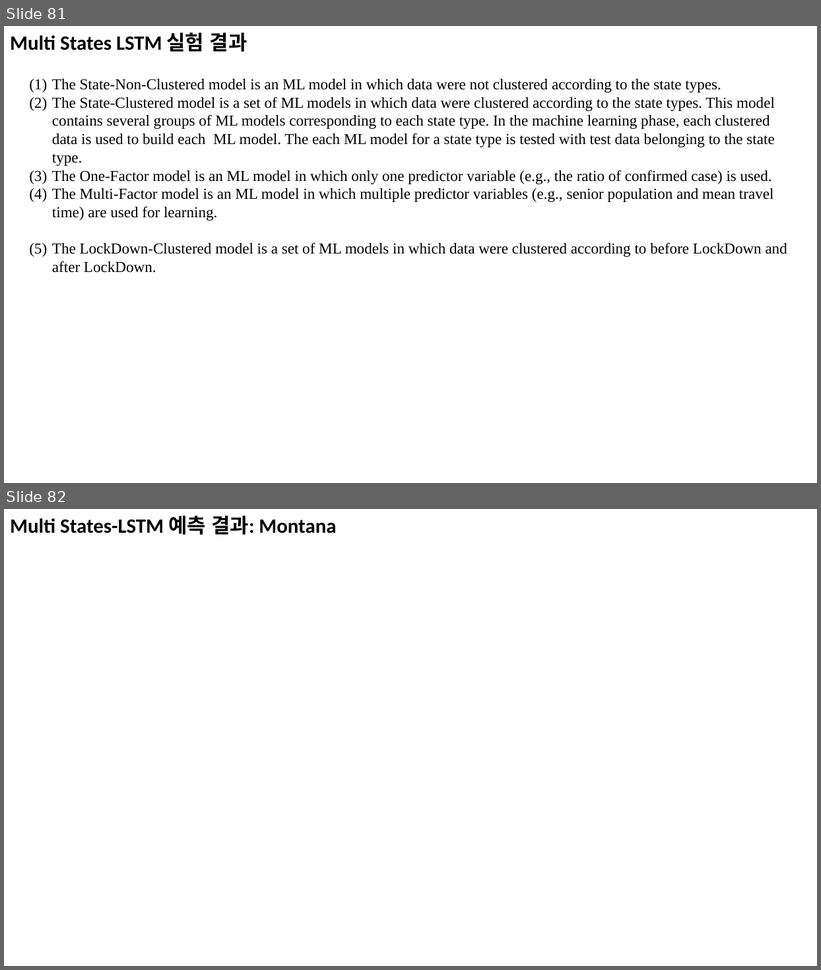
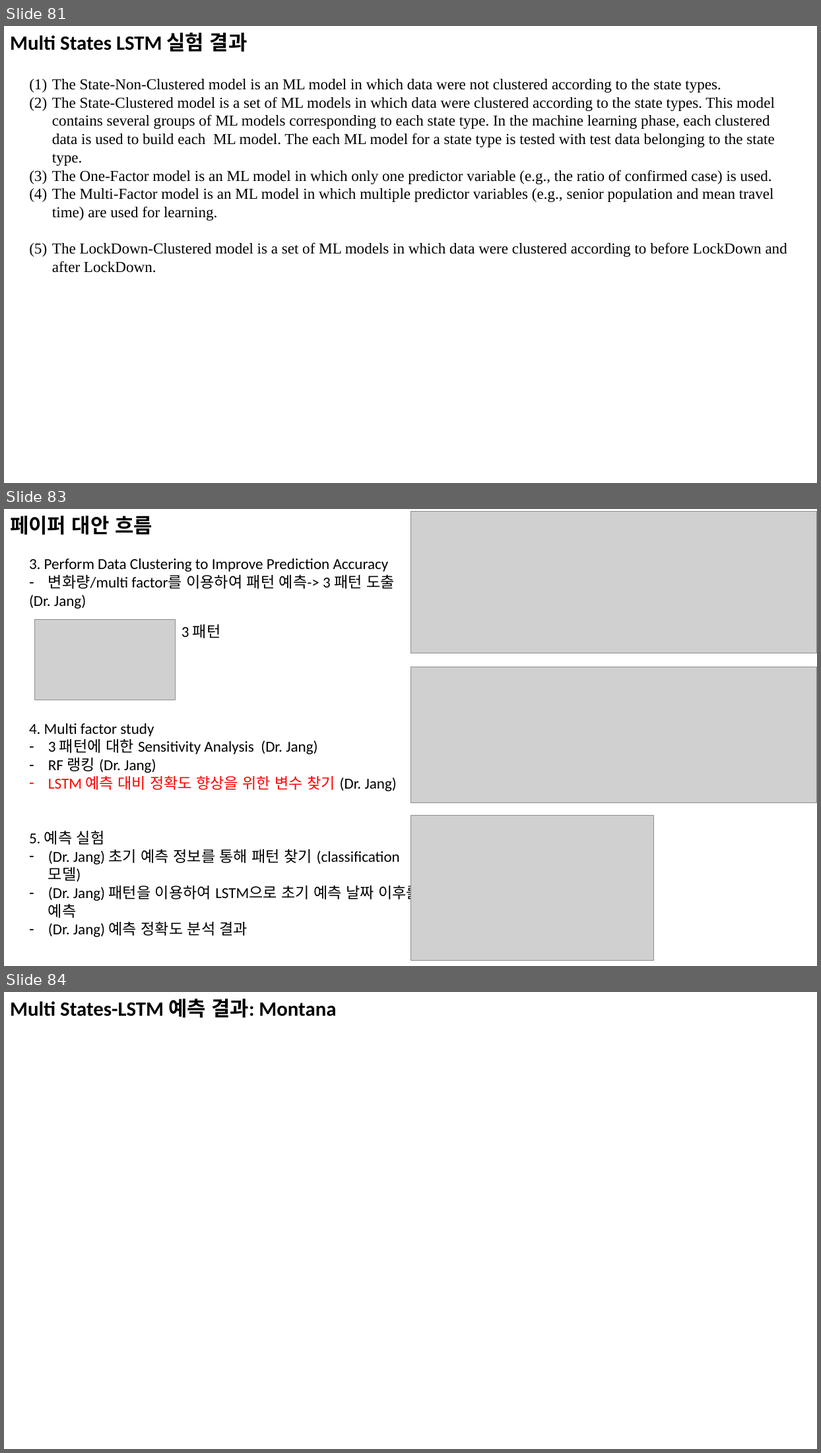
Before and after one commit to pcyoung75/GlobalForecasting, a slide deck: doc/Paper Images.pptx. Shown one above the other, each under a label of ours: slides 81 and 82 before the commit, slides 81, 83 and 84 after it; the slides between them are not shown. The pictures are 821x970 and 821x1453 pixels, drawn with LibreOffice and Linux fonts; fonts in the diff are those of the drawing; grey boxes stand for pictures. Boxes give left, top, right and bottom in pixels: in the first picture for what was removed or moved away, otherwise in the second. Text is boxed around its words. In the diff, an @@ line names an element or a change of style, - is before the commit and + after.

```diff
--- a/doc/Paper Images.pptx
+++ b/doc/Paper Images.pptx
@@ slide 83 added at box(4, 509, 817, 966), background #FFFFFF @@
@@ title added at box(10, 516, 152, 535), 24 pt, text #000000, bold @@
+페이퍼 대안 흐름
@@ picture added at box(411, 512, 817, 654) @@
@@ text added at box(29, 559, 420, 937), 18 pt, text #000000 @@
+3. Perform Data Clustering to Improve Prediction Accuracy
+– 변화량/multi factor를 이용하여 패턴 예측-> 3 패턴 도출
+(Dr. Jang)
+4. Multi factor study
+– 3 패턴에 대한 Sensitivity Analysis (Dr. Jang)
+– RF 랭킹 (Dr. Jang)
+– LSTM 예측 대비 정확도 향상을 위한 변수 찾기 (Dr. Jang)
+5. 예측 실험
+– (Dr. Jang) 초기 예측 정보를 통해 패턴 찾기 (classification 모델)
+– (Dr. Jang) 패턴을 이용하여 LSTM으로 초기 예측 날짜 이후를 예측
+– (Dr. Jang) 예측 정확도 분석 결과
@@ picture added at box(34, 619, 176, 700) @@
@@ text added at box(182, 625, 221, 638), 18 pt, text #000000 @@
+3 패턴
@@ picture added at box(411, 667, 817, 803) @@
@@ picture added at box(411, 816, 654, 961) @@
@@ what was slide 82 is now slide 84 @@
```
Also in this commit, not shown: 1 other slide added, 2 other files.
